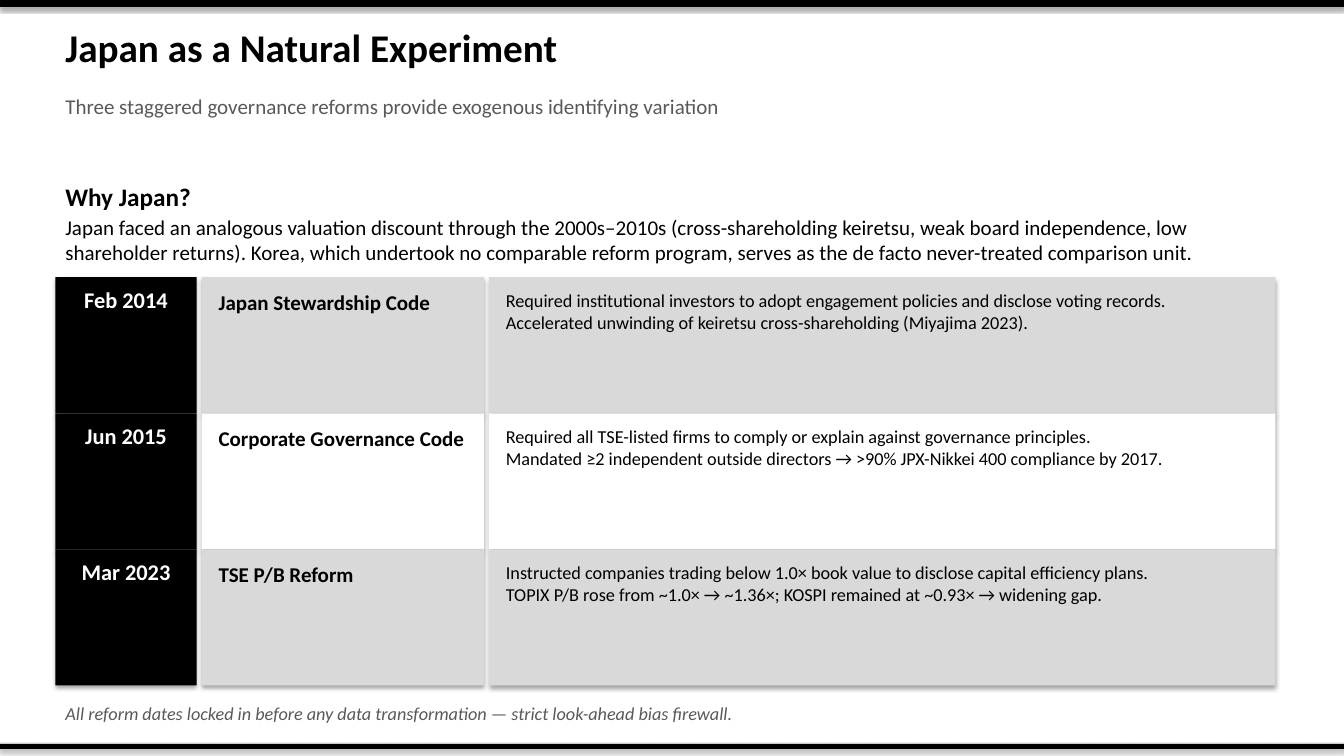
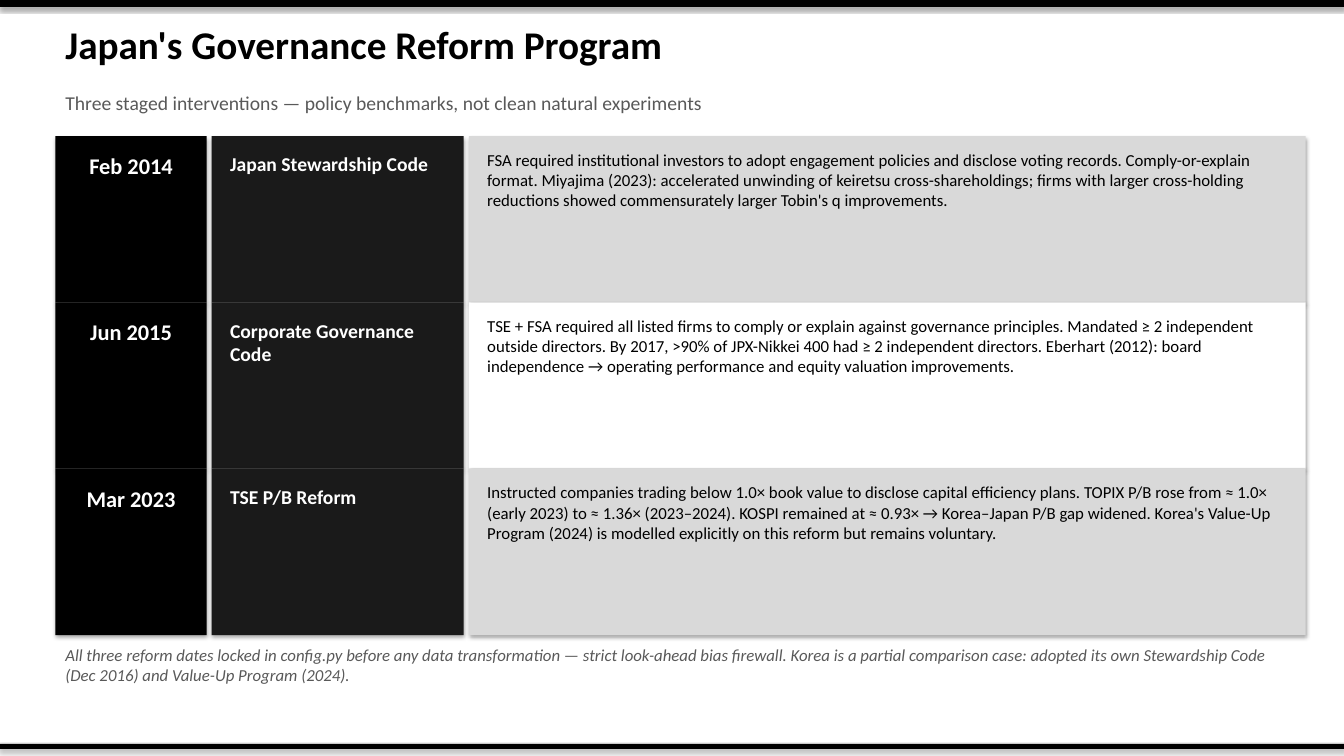
Before and after one commit to dandan002/kor-discount, a slide deck: slide 7 of output/korea_discount_slides.pptx (slide 4 before the commit). Drawn at 1344x756 pixels with LibreOffice and Linux fonts; fonts in the diff are those of the drawing. Boxes give left, top, right and bottom in pixels: in the first picture for what was removed or moved away, otherwise in the second. Text is boxed around its words. In the diff, an @@ line names an element or a change of style, - is before the commit and + after.

```diff
--- a/output/korea_discount_slides.pptx
+++ b/output/korea_discount_slides.pptx
@@ text at (x1=65, y1=31, x2=662, y2=66): text changed @@
-Japan as a Natural Experiment
+Japan's Governance Reform Program
@@ text at (x1=65, y1=96, x2=701, y2=114): text changed; size 15 to 14 pt @@
-Three staggered governance reforms provide exogenous identifying variation
+Three staged interventions — policy benchmarks, not clean natural experiments
@@ rectangle added at (x1=55, y1=136, x2=207, y2=302), fill #000000 @@
@@ text "Feb 2014" moved from (x1=84, y1=292, x2=167, y2=308) to (x1=89, y1=158, x2=172, y2=174) @@
@@ rectangle added at (x1=212, y1=136, x2=464, y2=302), fill #1A1A1A @@
@@ size 15 to 14 pt, text colour #000000 to #FFFFFF in 3 elements at (x1=230, y1=490, x2=356, y2=505), (x1=230, y1=325, x2=414, y2=361), (x1=230, y1=157, x2=428, y2=174) @@
@@ text "Japan Stewardship Code" moved from (x1=219, y1=295, x2=430, y2=314) to (x1=230, y1=157, x2=428, y2=174) @@
@@ rectangle resized from (x1=489, y1=277, x2=1275, y2=413) to (x1=469, y1=136, x2=1306, y2=302) @@
@@ text at (x1=487, y1=154, x2=1250, y2=209): text changed; size 13 to 12 pt @@
-Required institutional investors to adopt engagement policies and disclose voting records.
-Accelerated unwinding of keiretsu cross-shareholding (Miyajima 2023).
+FSA required institutional investors to adopt engagement policies and disclose voting records. Comply-or-explain format. Miyajima (2023): accelerated unwinding of keiretsu cross-shareholdings; firms with larger cross-holding reductions showed commensurately larger Tobin's q improvements.
@@ text removed at (x1=65, y1=188, x2=1192, y2=723) @@
-Why Japan?
-Japan faced an analogous valuation discount through the 2000s–2010s (cross-shareholding keiretsu, weak board independence, low shareholder returns). Korea, which undertook no comparable reform program, serves as the de facto never-treated comparison unit.
-All reform dates locked in before any data transformation — strict look-ahead bias firewall.
@@ rectangle removed at (x1=202, y1=277, x2=484, y2=413) @@
@@ rectangle resized from (x1=55, y1=277, x2=197, y2=413) to (x1=55, y1=302, x2=207, y2=469) @@
@@ text "Jun 2015" moved from (x1=85, y1=429, x2=167, y2=444) to (x1=90, y1=325, x2=172, y2=340) @@
@@ rectangle resized from (x1=55, y1=413, x2=197, y2=549) to (x1=212, y1=302, x2=464, y2=469) @@
@@ rectangle at (x1=212, y1=302, x2=464, y2=469): fill #000000 to #1A1A1A @@
@@ text "Corporate Governance Code" moved from (x1=219, y1=431, x2=464, y2=450) to (x1=230, y1=325, x2=414, y2=361) @@
@@ rectangle resized from (x1=489, y1=413, x2=1275, y2=549) to (x1=469, y1=302, x2=1306, y2=469) @@
@@ text at (x1=487, y1=320, x2=1253, y2=375): text changed; size 13 to 12 pt @@
-Required all TSE-listed firms to comply or explain against governance principles.
-Mandated ≥2 independent outside directors → >90% JPX-Nikkei 400 compliance by 2017.
+TSE + FSA required all listed firms to comply or explain against governance principles. Mandated ≥ 2 independent outside directors. By 2017, >90% of JPX-Nikkei 400 had ≥ 2 independent directors. Eberhart (2012): board independence → operating performance and equity valuation improvements.
@@ rectangle removed at (x1=202, y1=413, x2=484, y2=549) @@
@@ rectangle resized from (x1=55, y1=549, x2=197, y2=686) to (x1=55, y1=469, x2=207, y2=635) @@
@@ rectangle resized from (x1=202, y1=549, x2=484, y2=686) to (x1=212, y1=469, x2=464, y2=635) @@
@@ rectangle at (x1=212, y1=469, x2=464, y2=635): fill #D9D9D9 to #1A1A1A @@
@@ rectangle resized from (x1=489, y1=549, x2=1275, y2=686) to (x1=469, y1=469, x2=1306, y2=635) @@
@@ text "Mar 2023" moved from (x1=82, y1=565, x2=170, y2=580) to (x1=87, y1=492, x2=175, y2=507) @@
@@ text "TSE P/B Reform" moved from (x1=219, y1=567, x2=353, y2=583) to (x1=230, y1=490, x2=356, y2=505) @@
@@ text at (x1=487, y1=486, x2=1270, y2=542): text changed; size 13 to 12 pt @@
-Instructed companies trading below 1.0× book value to disclose capital efficiency plans.
-TOPIX P/B rose from ~1.0× → ~1.36×; KOSPI remained at ~0.93× → widening gap.
+Instructed companies trading below 1.0× book value to disclose capital efficiency plans. TOPIX P/B rose from ≈ 1.0× (early 2023) to ≈ 1.36× (2023–2024). KOSPI remained at ≈ 0.93× → Korea–Japan P/B gap widened. Korea's Value-Up Program (2024) is modelled explicitly on this reform but remains voluntary.
@@ text added at (x1=65, y1=649, x2=1265, y2=684), 12 pt, text #595959, italic @@
+All three reform dates locked in config.py before any data transformation — strict look-ahead bias firewall. Korea is a partial comparison case: adopted its own Stewardship Code (Dec 2016) and Value-Up Program (2024).
```
Also in this commit, not shown: 7 other slides changed, 16 slides added, 3 slides removed, 6 other files.
